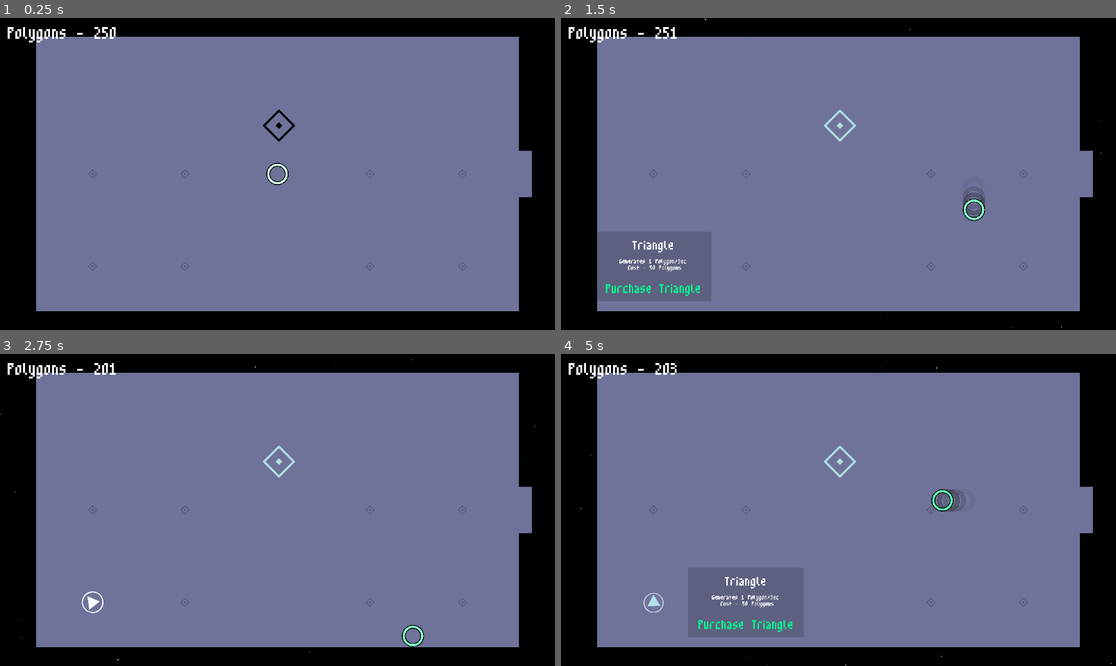
Above: before the commit, frames 1-4 (two rows, left to right).
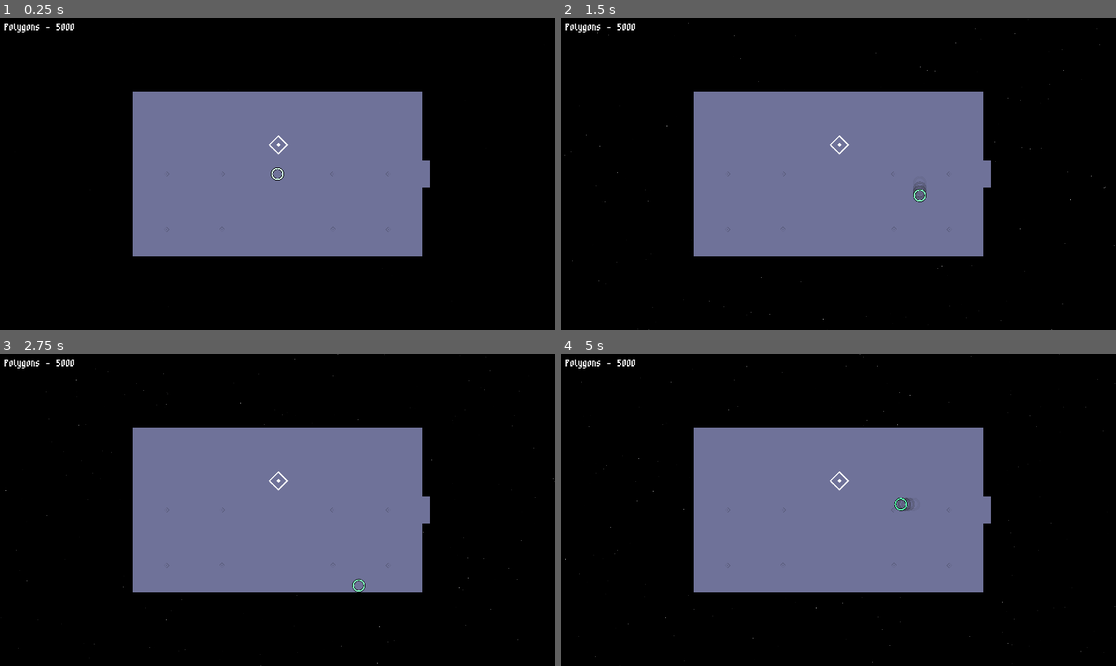
Above: after the commit, the same moments.

Repository: zachariah-spencer/polygon-factory
Game: Godot game, scene res://scenes/main.tscn
Two runs of this game, one before a commit and one after it. Both use one fixed random seed, a clock stepped at 60 frames per second and the inputs below.
Inputs (mouse positions are in pixels of both pictures, inside the frame that each line leads up to):
- Up to frame 1 (0.25 s): no input
- Up to frame 2 (1.5 s): tap Enter at 0.5, 1.25 s; move the mouse to (838, 124) at 0.52 s; press the mouse at (838, 124) at 0.53 s; hold D (move_right) 0.53-1.28 s; move the mouse to (655, 267) at 1.27 s; release the mouse at (655, 267) at 1.28 s; hold S (move_down) from 1.28 s (still down); click (655, 267) at 1.35 s
- Up to frame 3 (2.75 s): release S (move_down) at 2 s; click (94, 622) at 2 s, where only the run before the commit has a clickable "Purchase Triangle"
- Up to frame 4 (5 s): move the mouse to (744, 510) at 2.77 s; press the mouse at (744, 510) at 2.78 s; hold D (move_right) 2.78-3.53 s; move the mouse to (655, 510) at 3.52 s; release the mouse at (655, 510) at 3.53 s; hold W (move_up) 3.53-4.28 s; click (655, 510) at 3.6 s; move the mouse to (744, 603) at 4.27 s; press the mouse at (744, 603) at 4.28 s; hold A (move_left) from 4.28 s (still down)

The runs differ from the first frame. In frame 1, 50% of the frame differs, in the area x 0-96%, y 1-94%; in frame 2, 50%; in frame 3, 50%; in frame 4, 52%, in the area x 0-100%, y 0-100%.

Commit message:
implement conveyor belt and the great shape objects

Diff:
--- a/autoloads/objects.gd
+++ b/autoloads/objects.gd
@@ -2,13 +2,14 @@
 
 var game_objects := {}
 
-func get_object(object_id : String, is_generator := false):
+func get_object(object_id : String, is_generator := false, polygons := 1):
 	if not game_objects.has(object_id):
 
 		var game_object
 
 		if is_generator:
 			game_object = Generator.new()
+			game_object.polygons_increment = polygons
 		else:
 			game_object = GameObject.new()
 
--- a/autoloads/stats.gd
+++ b/autoloads/stats.gd
@@ -2,11 +2,19 @@
 
 signal polygons_changed()
 
-var current_polygons := 250
-var total_polygons := 250
+var current_polygons := 5000
+var total_polygons := 5000
+var polygons_per_minute
 
-func get_polygons_per_minute() -> float:
-	return float(Objects.get_generators().size()) * 60.0
+func calculate_polygons_per_minute() -> float:
+	var ppm : float
+	var prev_total_polygons := total_polygons
+
+	await get_tree().create_timer(5.0).timeout
+
+	ppm = total_polygons - prev_total_polygons
+
+	return ppm * 12.0
 
 func add_polygon(num : int = 1):
 	current_polygons += num
@@ -16,3 +24,6 @@
 func subtract_polygon(num : int = 1):
 	current_polygons -= num
 	polygons_changed.emit()
+
+func _process(_delta: float) -> void:
+	polygons_per_minute = await calculate_polygons_per_minute()
--- a/project.godot
+++ b/project.godot
@@ -20,6 +20,11 @@
 Global="*res://autoloads/global.gd"
 Objects="*res://autoloads/objects.gd"
 Stats="*res://autoloads/stats.gd"
+
+[display]
+
+window/size/viewport_width=1920
+window/size/viewport_height=1080
 
 [gui]
 
--- /dev/null
+++ b/scenes/game_objects/assembly_line.tscn
@@ -0,0 +1,105 @@
+[gd_scene load_steps=8 format=3 uid="uid://d24pfjikaxa1p"]
+
+[ext_resource type="Texture2D" uid="uid://dmnea0ltf4eh2" path="res://assets/conveyor_belt/conveyor1.png" id="1_mss5x"]
+[ext_resource type="Script" path="res://scripts/game_objects/assembly_line.gd" id="1_t48jb"]
+[ext_resource type="Texture2D" uid="uid://d4hydgd2fsg82" path="res://assets/conveyor_belt/conveyor2.png" id="2_sxlns"]
+[ext_resource type="Texture2D" uid="uid://cdcdgnb7w6huk" path="res://assets/tiles/whitesq.png" id="4_hvylt"]
+
+[sub_resource type="SpriteFrames" id="SpriteFrames_x2w8p"]
+animations = [{
+"frames": [{
+"duration": 1.0,
+"texture": ExtResource("1_mss5x")
+}, {
+"duration": 1.0,
+"texture": ExtResource("2_sxlns")
+}],
+"loop": true,
+"name": &"default",
+"speed": 5.0
+}]
+
+[sub_resource type="Animation" id="Animation_6ebwc"]
+resource_name = "move_polygon"
+length = 7.0
+loop_mode = 1
+tracks/0/type = "value"
+tracks/0/imported = false
+tracks/0/enabled = true
+tracks/0/path = NodePath("Polygon:position")
+tracks/0/interp = 1
+tracks/0/loop_wrap = true
+tracks/0/keys = {
+"times": PackedFloat32Array(0, 1, 2, 5, 5.9, 6.5),
+"transitions": PackedFloat32Array(1, 1, 1, 1, 0.840897, 1),
+"update": 0,
+"values": [Vector2(-12, -56), Vector2(-8, -56), Vector2(16, -56), Vector2(16, 56), Vector2(-8, 56), Vector2(-12, 56)]
+}
+tracks/1/type = "value"
+tracks/1/imported = false
+tracks/1/enabled = true
+tracks/1/path = NodePath("Polygon:scale")
+tracks/1/interp = 1
+tracks/1/loop_wrap = true
+tracks/1/keys = {
+"times": PackedFloat32Array(0, 0.8, 5.9, 6.5),
+"transitions": PackedFloat32Array(1, 1, 1, 1),
+"update": 0,
+"values": [Vector2(0, 0), Vector2(0.5, 0.5), Vector2(0.5, 0.5), Vector2(0, 0)]
+}
+tracks/2/type = "method"
+tracks/2/imported = false
+tracks/2/enabled = true
+tracks/2/path = NodePath(".")
+tracks/2/interp = 1
+tracks/2/loop_wrap = true
+tracks/2/keys = {
+"times": PackedFloat32Array(0),
+"transitions": PackedFloat32Array(1),
+"values": [{
+"args": [],
+"method": &"_randomize_polygon"
+}]
+}
+
+[sub_resource type="AnimationLibrary" id="AnimationLibrary_kj0tk"]
+_data = {
+"move_polygon": SubResource("Animation_6ebwc")
+}
+
+[node name="AssemblyLine" type="StaticBody2D"]
+collision_layer = 4
+script = ExtResource("1_t48jb")
+
+[node name="Visual" type="AnimatedSprite2D" parent="."]
+sprite_frames = SubResource("SpriteFrames_x2w8p")
+autoplay = "default"
+frame_progress = 0.751643
+speed_scale = 2.5
+
+[node name="CollisionPolygon2D" type="CollisionPolygon2D" parent="."]
+polygon = PackedVector2Array(-24, -64, 24, -64, 24, 64, -24, 64, -24, 48, 8, 48, 8, -48, -24, -48)
+
+[node name="SpawnPoint" type="Node2D" parent="."]
+position = Vector2(-16, -56)
+
+[node name="DownPoint" type="Node2D" parent="."]
+position = Vector2(16, -56)
+
+[node name="LeftPoint" type="Node2D" parent="."]
+position = Vector2(16, 56)
+
+[node name="DespawnPoint" type="Node2D" parent="."]
+position = Vector2(-16, 56)
+
+[node name="Polygon" type="Sprite2D" parent="."]
+position = Vector2(16, -41.7234)
+scale = Vector2(0.5, 0.5)
+texture = ExtResource("4_hvylt")
+
+[node name="MovePolygon" type="AnimationPlayer" parent="."]
+libraries = {
+"": SubResource("AnimationLibrary_kj0tk")
+}
+autoplay = "move_polygon"
+speed_scale = 7.0
--- a/scenes/polygon_maker.tscn
+++ b/scenes/game_objects/polygon_maker.tscn
@@ -1,6 +1,6 @@
 [gd_scene load_steps=5 format=3 uid="uid://dwh0ohqqwkseu"]
 
-[ext_resource type="Script" path="res://scripts/polygon_maker.gd" id="1_my3gv"]
+[ext_resource type="Script" path="res://scripts/game_objects/polygon_maker.gd" id="1_my3gv"]
 [ext_resource type="Texture2D" uid="uid://c6rm0tmkfxlc3" path="res://assets/NotoSans_-_White_Diamond_Containing_Black_Very_Small_Diamond_-_1F79A.svg.png" id="2_xjad1"]
 [ext_resource type="FontFile" uid="uid://bhq4swxalljnh" path="res://assets/m3x6.ttf" id="3_hk7xx"]
 
@@ -12,13 +12,14 @@
 input_pickable = true
 script = ExtResource("1_my3gv")
 polygon_scene_path = "res://scenes/polygon.tscn"
+purchased = true
 
 [node name="Visual" type="Sprite2D" parent="."]
-modulate = Color(0, 0, 0, 1)
 scale = Vector2(0.088, 0.088)
 texture = ExtResource("2_xjad1")
 
 [node name="Collision" type="CollisionShape2D" parent="."]
+visible = false
 rotation = 0.785398
 shape = SubResource("RectangleShape2D_kba1o")
 
--- /dev/null
+++ b/scenes/game_objects/the_great_shape.tscn
@@ -0,0 +1,121 @@
+[gd_scene load_steps=13 format=3 uid="uid://uae0cg50lhup"]
+
+[ext_resource type="Texture2D" uid="uid://kdayil0kjgqm" path="res://assets/greatshape.png" id="1_ackp1"]
+[ext_resource type="Script" path="res://scripts/game_objects/the_great_shape.gd" id="1_xhuk0"]
+[ext_resource type="Texture2D" uid="uid://cdcdgnb7w6huk" path="res://assets/tiles/whitesq.png" id="3_rlc0v"]
+
+[sub_resource type="CircleShape2D" id="CircleShape2D_qqdox"]
+radius = 800.0
+
+[sub_resource type="Curve" id="Curve_g8u42"]
+_data = [Vector2(0, 0), 0.0, 0.0, 0, 0, Vector2(0.66, 0.450549), 2.94968, 2.94968, 0, 0, Vector2(1, 0), 0.0, 0.0, 0, 0]
+point_count = 3
+
+[sub_resource type="CurveTexture" id="CurveTexture_wapbr"]
+curve = SubResource("Curve_g8u42")
+
+[sub_resource type="Curve" id="Curve_lgp8k"]
+_data = [Vector2(0, 0), 0.0, 0.0, 0, 0, Vector2(0.3, 1), 0.0, 0.0, 0, 0, Vector2(0.753333, 1), 0.0, 0.0, 0, 0, Vector2(1, 0), 0.0, 0.0, 0, 0]
+point_count = 4
+
+[sub_resource type="CurveTexture" id="CurveTexture_0lv64"]
+curve = SubResource("Curve_lgp8k")
+
+[sub_resource type="ParticleProcessMaterial" id="ParticleProcessMaterial_nfkh7"]
+lifetime_randomness = 0.25
+particle_flag_disable_z = true
+emission_shape = 6
+emission_ring_axis = Vector3(0, 0, 1)
+emission_ring_height = 1024.0
+emission_ring_radius = 1500.0
+emission_ring_inner_radius = 900.0
+angle_min = -180.0
+angle_max = 180.0
+angular_velocity_min = -720.0
+angular_velocity_max = 720.0
+radial_velocity_min = -64.0
+radial_velocity_max = -64.0
+gravity = Vector3(0, 0, 0)
+scale_min = 0.15
+scale_max = 0.25
+scale_curve = SubResource("CurveTexture_0lv64")
+color = Color(1, 1, 0, 1)
+alpha_curve = SubResource("CurveTexture_wapbr")
+hue_variation_min = -0.15
+hue_variation_max = 0.15
+
+[sub_resource type="Animation" id="Animation_4atdf"]
+length = 0.001
+tracks/0/type = "value"
+tracks/0/imported = false
+tracks/0/enabled = true
+tracks/0/path = NodePath("PolygonSuck:process_material:color")
+tracks/0/interp = 1
+tracks/0/loop_wrap = true
+tracks/0/keys = {
+"times": PackedFloat32Array(0),
+"transitions": PackedFloat32Array(1),
+"update": 0,
+"values": [Color(1, 1, 0, 1)]
+}
+
+[sub_resource type="Animation" id="Animation_eu2ud"]
+resource_name = "color_fading"
+length = 10.0
+loop_mode = 1
+tracks/0/type = "value"
+tracks/0/imported = false
+tracks/0/enabled = true
+tracks/0/path = NodePath("Visual:modulate")
+tracks/0/interp = 1
+tracks/0/loop_wrap = true
+tracks/0/keys = {
+"times": PackedFloat32Array(0.08, 2, 4, 6, 8, 10),
+"transitions": PackedFloat32Array(1, 1, 1, 1, 1, 1),
+"update": 0,
+"values": [Color(1, 1, 1, 1), Color(1, 0.32, 0.32, 1), Color(1, 1, 0.32, 1), Color(0.32, 1, 0.716667, 1), Color(0.592, 0.32, 1, 1), Color(1, 1, 1, 1)]
+}
+tracks/1/type = "value"
+tracks/1/imported = false
+tracks/1/enabled = true
+tracks/1/path = NodePath("PolygonSuck:process_material:color")
+tracks/1/interp = 1
+tracks/1/loop_wrap = true
+tracks/1/keys = {
+"times": PackedFloat32Array(0.1, 2, 4, 6, 8, 10),
+"transitions": PackedFloat32Array(1, 1, 1, 1, 1, 1),
+"update": 0,
+"values": [Color(1, 1, 1, 1), Color(1, 0.32, 0.32, 1), Color(1, 1, 0.32, 1), Color(0.32, 1, 0.716667, 1), Color(0.592, 0.32, 1, 1), Color(1, 1, 1, 1)]
+}
+
+[sub_resource type="AnimationLibrary" id="AnimationLibrary_1hxvf"]
+_data = {
+"RESET": SubResource("Animation_4atdf"),
+"color_fading": SubResource("Animation_eu2ud")
+}
+
+[node name="TheGreatShape" type="StaticBody2D"]
+scale = Vector2(0.2, 0.2)
+collision_layer = 4
+script = ExtResource("1_xhuk0")
+
+[node name="Visual" type="Sprite2D" parent="."]
+texture = ExtResource("1_ackp1")
+
+[node name="Collision" type="CollisionShape2D" parent="."]
+visible = false
+shape = SubResource("CircleShape2D_qqdox")
+
+[node name="PolygonSuck" type="GPUParticles2D" parent="."]
+amount = 1024
+process_material = SubResource("ParticleProcessMaterial_nfkh7")
+texture = ExtResource("3_rlc0v")
+randomness = 0.5
+fixed_fps = 60
+visibility_rect = Rect2(-1804, -1788.52, 3608.16, 3584.28)
+
+[node name="ColorFading" type="AnimationPlayer" parent="."]
+libraries = {
+"": SubResource("AnimationLibrary_1hxvf")
+}
+speed_scale = 2.0
--- a/scenes/triangle.tscn
+++ b/scenes/game_objects/triangle.tscn
@@ -1,7 +1,7 @@
 [gd_scene load_steps=10 format=3 uid="uid://c43h8h6bddcvs"]
 
 [ext_resource type="Texture2D" uid="uid://frt6p607rb3u" path="res://assets/TriangleArrow-White-Right.svg.png" id="1_14wa6"]
-[ext_resource type="Script" path="res://scripts/triangle.gd" id="1_ris15"]
+[ext_resource type="Script" path="res://scripts/game_objects/triangle.gd" id="1_ris15"]
 
 [sub_resource type="Curve" id="Curve_duus1"]
 _data = [Vector2(0, 1), 0.0, 0.0, 0, 0, Vector2(0.733333, 0), 0.0, 0.0, 0, 0]
@@ -70,4 +70,5 @@
 speed_scale = 0.7
 explosiveness = 1.0
 fixed_fps = 0
+visibility_rect = Rect2(-18.1728, -18.9633, 37.3248, 37.9356)
 trail_sections = 4
--- a/scenes/polygon.tscn
+++ b/scenes/polygon.tscn
@@ -1,6 +1,6 @@
 [gd_scene load_steps=4 format=3 uid="uid://wk2ihjj2wdjq"]
 
-[ext_resource type="Script" path="res://scripts/polygon.gd" id="1_61gj5"]
+[ext_resource type="Script" path="res://scripts/polygon_dynamic.gd" id="1_61gj5"]
 [ext_resource type="Texture2D" uid="uid://cdcdgnb7w6huk" path="res://assets/tiles/whitesq.png" id="2_d771l"]
 
 [sub_resource type="RectangleShape2D" id="RectangleShape2D_l6am5"]
--- a/scenes/rooms/room_1.tscn
+++ b/scenes/rooms/room_1.tscn
@@ -1,7 +1,7 @@
 [gd_scene load_steps=4 format=3 uid="uid://b2cqop65d1cow"]
 
 [ext_resource type="PackedScene" uid="uid://btxu4ak1xixo4" path="res://scenes/rooms/room.tscn" id="1_uowtk"]
-[ext_resource type="PackedScene" uid="uid://dwh0ohqqwkseu" path="res://scenes/polygon_maker.tscn" id="2_q7ern"]
+[ext_resource type="PackedScene" uid="uid://dwh0ohqqwkseu" path="res://scenes/game_objects/polygon_maker.tscn" id="2_q7ern"]
 [ext_resource type="PackedScene" uid="uid://lh1h3fc3qkfd" path="res://scenes/spawners/triangle_spawner.tscn" id="4_qsfpg"]
 
 [node name="Room1" instance=ExtResource("1_uowtk")]
--- a/scenes/rooms/room_3.tscn
+++ b/scenes/rooms/room_3.tscn
@@ -1,6 +1,7 @@
-[gd_scene load_steps=2 format=3 uid="uid://cy5h8jd48yixn"]
+[gd_scene load_steps=3 format=3 uid="uid://cy5h8jd48yixn"]
 
 [ext_resource type="PackedScene" uid="uid://btxu4ak1xixo4" path="res://scenes/rooms/room.tscn" id="1_qktqx"]
+[ext_resource type="PackedScene" uid="uid://b56w13lo8btkv" path="res://scenes/spawners/assembly_line_spawner.tscn" id="2_rnigf"]
 
 [node name="Room3" instance=ExtResource("1_qktqx")]
 exit_up_scene_path = "res://scenes/rooms/room_5.tscn"
@@ -26,3 +27,26 @@
 
 [node name="ExitDown" parent="." index="5"]
 position = Vector2(0, 192)
+
+[node name="AssemblyLines" type="Node" parent="." index="6"]
+
+[node name="AssemblyLineSpawner" parent="AssemblyLines" index="0" instance=ExtResource("2_rnigf")]
+position = Vector2(128, 0)
+spawnable_rotation_degrees = 180.0
+
+[node name="AssemblyLineSpawner2" parent="AssemblyLines" index="1" instance=ExtResource("2_rnigf")]
+position = Vector2(-128, 0)
+
+[node name="AssemblyLineSpawner3" parent="AssemblyLines" index="2" instance=ExtResource("2_rnigf")]
+position = Vector2(-128, -224)
+
+[node name="AssemblyLineSpawner4" parent="AssemblyLines" index="3" instance=ExtResource("2_rnigf")]
+position = Vector2(128, -224)
+spawnable_rotation_degrees = 180.0
+
+[node name="AssemblyLineSpawner5" parent="AssemblyLines" index="4" instance=ExtResource("2_rnigf")]
+position = Vector2(128, -448)
+spawnable_rotation_degrees = 180.0
+
+[node name="AssemblyLineSpawner6" parent="AssemblyLines" index="5" instance=ExtResource("2_rnigf")]
+position = Vector2(-128, -448)
--- a/scenes/rooms/room_5.tscn
+++ b/scenes/rooms/room_5.tscn
@@ -1,6 +1,7 @@
-[gd_scene load_steps=5 format=3 uid="uid://c4mft54inwnm4"]
+[gd_scene load_steps=6 format=3 uid="uid://c4mft54inwnm4"]
 
 [ext_resource type="PackedScene" uid="uid://btxu4ak1xixo4" path="res://scenes/rooms/room.tscn" id="1_65s5d"]
+[ext_resource type="Script" path="res://scripts/floor_anim.gd" id="2_3yswf"]
 [ext_resource type="PackedScene" uid="uid://wimnmowpowof" path="res://scenes/spawners/the_great_shape_spawner.tscn" id="2_77pm7"]
 
 [sub_resource type="Animation" id="Animation_ypkfo"]
@@ -31,7 +32,7 @@
 camera_following_y = true
 
 [node name="Map" parent="." index="1"]
-modulate = Color(0.0818406, 0.167556, 0.169561, 1)
+modulate = Color(0.0819765, 0.16784, 0.169313, 1)
 layer_0/tile_data = PackedInt32Array(-1, 5, 0, -65536, 5, 0, 0, 5, 0, 65535, 5, 0, -2, 5, 0, 65534, 5, 0, 131070, 5, 0, …(23747 unchanged characters)…
 
 [node name="ExitLeft" parent="." index="2"]
@@ -47,7 +48,9 @@
 libraries = {
 "": SubResource("AnimationLibrary_xumt0")
 }
-autoplay = "floor_glow"
+script = ExtResource("2_3yswf")
 
 [node name="TheGreatShapeSpawner" parent="." index="7" instance=ExtResource("2_77pm7")]
 position = Vector2(3, -186)
+
+[connection signal="object_spawning_started" from="TheGreatShapeSpawner" to="FloorAnim" method="_on_the_great_shape_spawner_object_spawning_started"]
--- /dev/null
+++ b/scenes/spawners/assembly_line_spawner.tscn
@@ -0,0 +1,11 @@
+[gd_scene load_steps=2 format=3 uid="uid://b56w13lo8btkv"]
+
+[ext_resource type="PackedScene" uid="uid://clcjuj3i4f4ec" path="res://scenes/spawners/spawner.tscn" id="1_cy0ek"]
+
+[node name="AssemblyLineSpawner" instance=ExtResource("1_cy0ek")]
+spawnable_scene_path = "res://scenes/game_objects/assembly_line.tscn"
+spawnable_name = "Assembly Line"
+spawnable_description = "Generates 5 Polygon/Sec"
+cost = 500
+is_generator = true
+polygons_generated = 5
--- a/scenes/spawners/the_great_shape_spawner.tscn
+++ b/scenes/spawners/the_great_shape_spawner.tscn
@@ -3,6 +3,7 @@
 [ext_resource type="PackedScene" uid="uid://clcjuj3i4f4ec" path="res://scenes/spawners/spawner.tscn" id="1_hv5ir"]
 
 [node name="TheGreatShapeSpawner" instance=ExtResource("1_hv5ir")]
+spawnable_scene_path = "res://scenes/game_objects/the_great_shape.tscn"
 spawnable_name = "The Great Shape Altar"
-spawnable_description = "Freely Offer Polygons To The Great Shape"
+spawnable_description = "Offer up your polygons and receive His blessings..."
 cost = 5000
--- a/scenes/spawners/triangle_spawner.tscn
+++ b/scenes/spawners/triangle_spawner.tscn
@@ -3,10 +3,10 @@
 [ext_resource type="PackedScene" uid="uid://clcjuj3i4f4ec" path="res://scenes/spawners/spawner.tscn" id="1_ce7ek"]
 
 [node name="TriangleSpawner" instance=ExtResource("1_ce7ek")]
-spawnable_scene_path = "res://scenes/triangle.tscn"
+spawnable_scene_path = "res://scenes/game_objects/triangle.tscn"
 spawnable_name = "Triangle"
 spawnable_description = "Generates 1 Polygon/Sec"
-cost = 50
+cost = 100
 is_generator = true
 
 [node name="Description" parent="Tooltip/CenterContainer/VBoxContainer" index="1"]
--- /dev/null
+++ b/scripts/color_fading.gd
@@ -0,0 +1,5 @@
+extends AnimationPlayer
+
+
+func _on_the_great_shape_object_spawn_finished() -> void:
+	pass # Replace with function body.
--- /dev/null
+++ b/scripts/floor_anim.gd
@@ -0,0 +1,5 @@
+extends AnimationPlayer
+
+
+func _on_the_great_shape_spawner_object_spawning_started() -> void:
+	play('floor_glow')
--- a/scripts/game_object.gd
+++ /dev/null
@@ -1,3 +0,0 @@
-class_name GameObject extends Resource
-
-# Is inherited by Generator
--- /dev/null
+++ b/scripts/game_objects/assembly_line.gd
@@ -0,0 +1,11 @@
+extends GameObject
+
+@onready var polygon := $Polygon
+@onready var move_polygon := $MovePolygon
+
+func _randomize_polygon():
+	polygon.self_modulate = Global.get_random_color()
+	polygon.rotation_degrees = randf_range(-360.0, 360.0)
+	var rand_float := randf_range(0.2,0.5)
+	var rand_scale := Vector2(rand_float, rand_float)
+	var anim = move_polygon.get_animation("move_polygon")
--- /dev/null
+++ b/scripts/game_objects/game_object.gd
@@ -0,0 +1,24 @@
+class_name GameObject extends StaticBody2D
+# Is inherited by Generator
+
+@export var polygon_scene_path : String
+@export var purchased := false
+
+@onready var visual := $Visual
+
+var generator : Generator = null
+
+func _ready():
+	visual.modulate.a = 0
+
+	if purchased:
+		_reload()
+	else:
+		_load()
+
+func _reload():
+	visual.modulate.a = 1
+
+func _load():
+	var tween = get_tree().create_tween()
+	tween.tween_property(visual, 'modulate', Color(1,1,1,1), 0.5)
--- a/scripts/polygon_maker.gd
+++ b/scripts/game_objects/polygon_maker.gd
@@ -1,40 +1,36 @@
-extends StaticBody2D
-
-const OBJECT_ID := 'polygon_maker'
-@export var polygon_scene_path : String
+extends GameObject
 
 
 @onready var tooltip := $Control/Tooltip
 @onready var polygons := $Polygons
-@onready var visual := $Visual
+
+var prev_spawned_color : Color
 
 func make_polygon():
+	Stats.add_polygon()
+	prev_spawned_color = await _spawn_polygon()
+
+	var tween = get_tree().create_tween()
+	tween.tween_property(visual, 'modulate', prev_spawned_color, 0.1)
+
+func _spawn_polygon() -> Color:
 	var polygon_scene = load(polygon_scene_path)
 	var polygon_instance = polygon_scene.instantiate()
 
 	polygon_instance.global_position = global_position
 	polygons.call_deferred("add_child", polygon_instance)
+	await polygon_instance.ready
 
-
-	Stats.add_polygon()
-
-	await polygon_instance.ready
-	var tween = get_tree().create_tween()
-	tween.tween_property(visual, 'modulate', polygon_instance.initial_color, 0.1)
-
+	return polygon_instance.initial_color
 
 func _on_input_event(_viewport: Node, event: InputEvent, _shape_idx: int) -> void:
 	if event.is_action_pressed('click'):
 		make_polygon()
 
-
 func _on_mouse_entered() -> void:
 	var tween = get_tree().create_tween()
 	tween.tween_property(tooltip, 'modulate', Color(1,1,1,1), 0.15)
 
-
-
-
 func _on_mouse_exited() -> void:
 	var tween = get_tree().create_tween()
 	tween.tween_property(tooltip, 'modulate', Color(1,1,1,0), 0.15)
--- /dev/null
+++ b/scripts/game_objects/the_great_shape.gd
@@ -0,0 +1,36 @@
+extends GameObject
+
+@onready var polygon_suck := $PolygonSuck
+@onready var color_fading := $ColorFading
+
+var spawned_in := false
+var rotation_speed := 0.0
+
+func _ready():
+	visual.modulate.a = 0
+
+	if purchased:
+		_reload()
+	else:
+		_load()
+
+func _reload():
+	super._reload()
+	polygon_suck.emitting = true
+	spawned_in = true
+
+func _load():
+	var tween = get_tree().create_tween()
+	tween.tween_property(visual, 'modulate', Color(1,1,1,1), 2.5)
+	await tween.finished
+	_on_spawn_finished()
+
+func _on_spawn_finished():
+	spawned_in = true
+	polygon_suck.emitting = true
+	color_fading.play('color_fading')
+
+func _physics_process(delta: float) -> void:
+	if spawned_in:
+		rotation_speed = lerp(rotation_speed, 0.01, 0.001)
+		visual.rotation += rotation_speed
--- /dev/null
+++ b/scripts/game_objects/triangle.gd
@@ -0,0 +1,51 @@
+extends GameObject
+
+@onready var pulse := $Pulse
+@onready var polygons := $Polygons
+
+var prev_spawned_color : Color
+
+func make_polygon(_polygon_count : int):
+	_emit_pulse_vfx()
+
+	prev_spawned_color = _spawn_polygon()
+
+	var tween = get_tree().create_tween()
+	tween.tween_property(visual, 'modulate', prev_spawned_color, 0.2)
+
+func _ready():
+	generator.polygons_generated.connect(make_polygon)
+	visual.modulate.a = 0
+	rotation = randf_range(0, 360)
+
+	if purchased:
+		_reload()
+	else:
+		_load()
+
+func _reload():
+	super._reload()
+	_load_vfx()
+
+func _spawn_polygon() -> Color:
+	var polygon_scene = load(polygon_scene_path)
+	var polygon_instance = polygon_scene.instantiate()
+
+	polygon_instance.global_position = global_position
+	polygons.add_child(polygon_instance)
+
+	return polygon_instance.initial_color
+
+func _emit_pulse_vfx():
+	pulse.preprocess = 0.0
+	pulse.restart()
+	pulse.emitting = true
+
+func _load_vfx():
+	pulse.preprocess = (generator.max_cooldown - generator.cooldown)
+	pulse.restart()
+	pulse.emitting = true
+	visual.modulate = Global.get_random_color()
+
+func _physics_process(_delta: float) -> void:
+	rotation += 0.02
--- a/scripts/game_world.gd
+++ b/scripts/game_world.gd
@@ -7,6 +7,7 @@
 	$Room1.load_room()
 
 func change_rooms(old_room : Node2D, new_room : Node2D, exit_direction : int):
+	print(Objects.game_objects.size())
 	var player : CharacterBody2D = get_tree().get_first_node_in_group('player')
 
 	var transition_screen = room_transition_screen_scene.instantiate()
--- a/scripts/spawner.gd
+++ b/scripts/spawner.gd
@@ -1,10 +1,14 @@
 extends Node2D
+
+signal object_spawning_started
 
 @export var spawnable_scene_path : String
 @export var spawnable_name := 'Spawnable Name'
 @export var spawnable_description := 'Spawnable Description'
 @export var cost := 0
 @export var is_generator := false
+@export var polygons_generated := 1
+@export var spawnable_rotation_degrees := 0.0
 
 @onready var tooltip := $Tooltip
 @onready var tooltip_title := $Tooltip/CenterContainer/VBoxContainer/Title
@@ -20,13 +24,20 @@
 	var spawnable_scene = load(spawnable_scene_path)
 	var spawnable_instance = spawnable_scene.instantiate()
 
-	spawnable_instance.game_object = Objects.get_object(_get_unique_id(), is_generator)
+	if is_generator:
+		spawnable_instance.generator = Objects.get_object(_get_unique_id(), is_generator, polygons_generated)
+	else:
+		Objects.get_object(_get_unique_id())
+
 	spawnable_instance.global_position = global_position
+	spawnable_instance.rotation_degrees = spawnable_rotation_degrees
 
 	if purchased == true:
 		spawnable_instance.purchased = true
 
 	get_parent().add_child(spawnable_instance)
+
+	object_spawning_started.emit()
 
 	queue_free()
 
--- a/scripts/stats_display.gd
+++ b/scripts/stats_display.gd
@@ -4,6 +4,6 @@
 @onready var total_polygons_counter := $CenterContainer/VBoxContainer/TotalPolygonsCounter
 @onready var polygons_per_minute_counter := $CenterContainer/VBoxContainer/PolygonsPerMinuteCounter
 
-func _process(delta: float) -> void:
+func _process(_delta: float) -> void:
 	total_polygons_counter.text = str(Stats.total_polygons)
-	polygons_per_minute_counter.text = str(Stats.get_polygons_per_minute())
+	polygons_per_minute_counter.text = str(Stats.polygons_per_minute)
--- a/scripts/triangle.gd
+++ /dev/null
@@ -1,49 +0,0 @@
-extends StaticBody2D
-
-@export var polygon_scene_path : String
-
-@onready var visual := $Visual
-@onready var polygons := $Polygons
-@onready var pulse := $Pulse
-
-var game_object : GameObject
-var purchased := false
-var previous_color := Color.WHITE
-
-func _ready():
-	game_object.polygons_generated.connect(make_polygon)
-	visual.modulate.a = 0
-	rotation = randf_range(0, 360)
-
-	if purchased:
-		_reload()
-	else:
-		_load()
-
-func _reload():
-	pulse.preprocess = (game_object.max_cooldown - game_object.cooldown)
-	pulse.restart()
-	pulse.emitting = true
-	visual.modulate = Global.get_random_color()
-
-func _load():
-	var tween = get_tree().create_tween()
-	tween.tween_property(visual, 'modulate', Color(1,1,1,1), 0.5)
-
-func make_polygon(_polygon_count : int):
-	pulse.preprocess = 0.0
-	pulse.restart()
-	pulse.emitting = true
-	var polygon_scene = load(polygon_scene_path)
-	var polygon_instance = polygon_scene.instantiate()
-
-	polygon_instance.global_position = global_position
-	polygons.add_child(polygon_instance)
-
-	previous_color = polygon_instance.initial_color
-
-	var tween = get_tree().create_tween()
-	tween.tween_property(visual, 'modulate', previous_color, 0.2)
-
-func _physics_process(_delta: float) -> void:
-	rotation += 0.02
Binary file added: assets/conveyor_belt/conveyor1.png
Not shown, added: assets/conveyor_belt/conveyor1.png.import
Binary file added: assets/conveyor_belt/conveyor2.png
Not shown, added: assets/conveyor_belt/conveyor2.png.import
Binary file added: assets/greatshape.png
Not shown, added: assets/greatshape.png.import
Renamed: scripts/polygon.gd -> scripts/polygon_dynamic.gd
